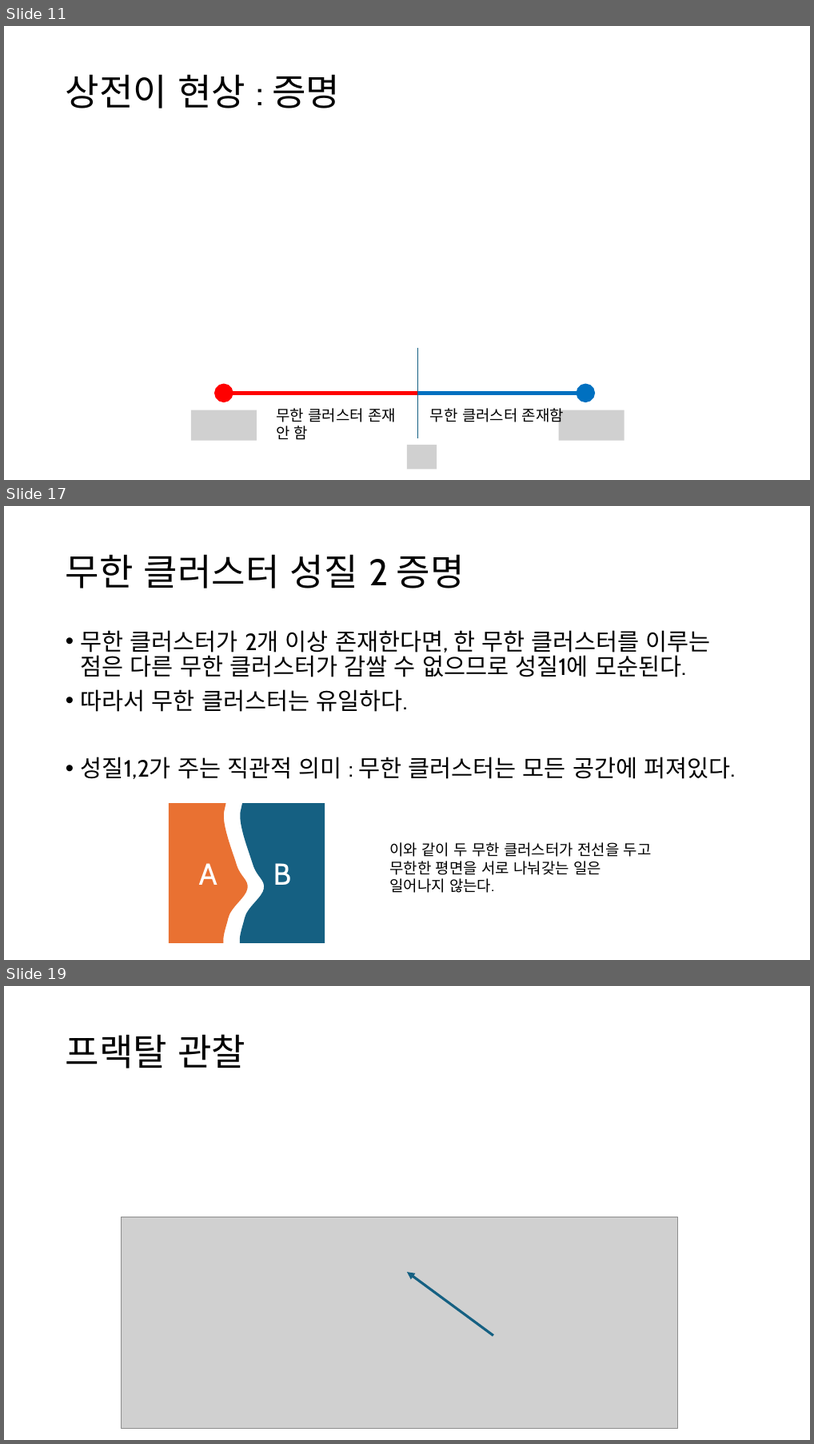
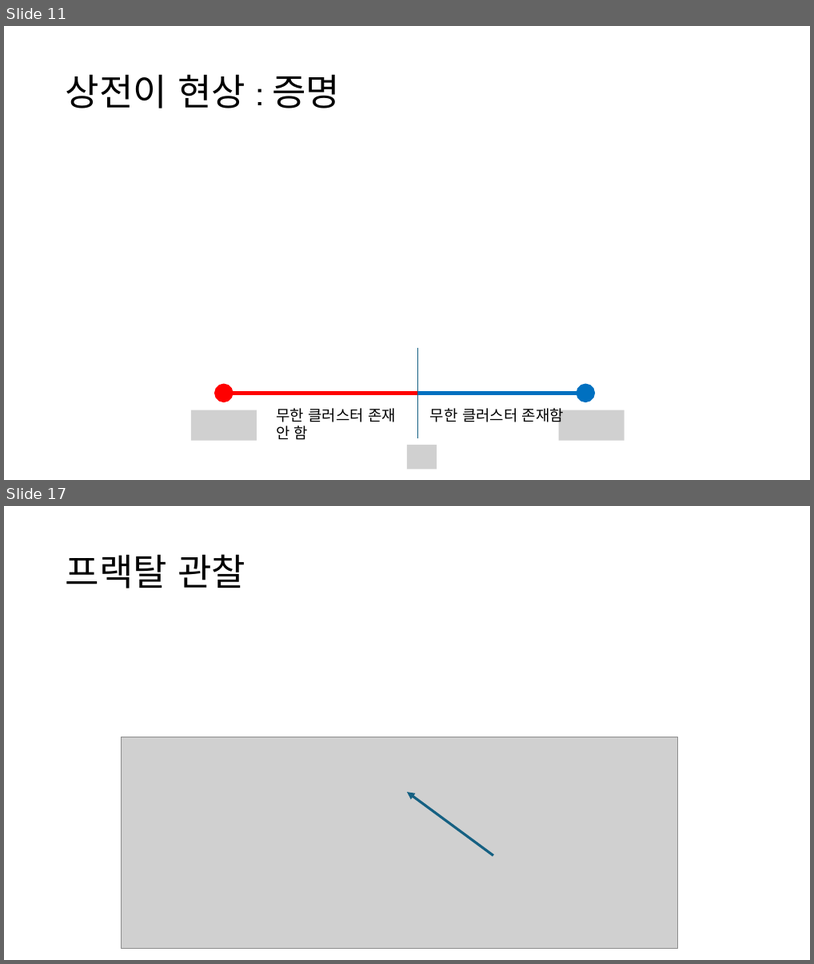
Before and after one commit to singrum/percolation-model, a slide deck: percolation.pptx. Shown one above the other, each under a label of ours: slides 11, 17 and 19 before the commit, slides 11 and 17 after it; the slides between them are not shown. The pictures are 814x1444 and 814x964 pixels, drawn with LibreOffice and Linux fonts; fonts in the diff are those of the drawing; grey boxes stand for pictures. Boxes give left, top, right and bottom in pixels: in the first picture for what was removed or moved away, otherwise in the second. Text is boxed around its words. In the diff, an @@ line names an element or a change of style, - is before the commit and + after.

```diff
--- a/percolation.pptx
+++ b/percolation.pptx
@@ slide 17 removed at box(4, 506, 810, 960), background #FFFFFF @@
@@ title removed at box(66, 554, 465, 588) @@
-무한 클러스터 성질 2 증명
@@ text removed at box(81, 630, 735, 779) @@
-• 무한 클러스터가 2개 이상 존재한다면, 한 무한 클러스터를 이루는 점은 다른 무한 클러스터가 감쌀 수 없으므로 성질1에 모순된다.
-• 따라서 무한 클러스터는 유일하다.
-• 성질1,2가 주는 직관적 의미 : 무한 클러스터는 모든 공간에 퍼져있다.
@@ freeform shape removed at box(169, 803, 248, 943) @@
-A
@@ freeform shape removed at box(240, 803, 326, 943) @@
-B
@@ text removed at box(390, 842, 652, 892) @@
-이와 같이 두 무한 클러스터가 전선을 두고 무한한 평면을 서로 나눠갖는 일은 일어나지 않는다.
@@ what was slide 19 is now slide 17 @@
```
Also in this commit, not shown: 6 slides changed, 5 slides added, 6 other slides removed, 1 other file.
